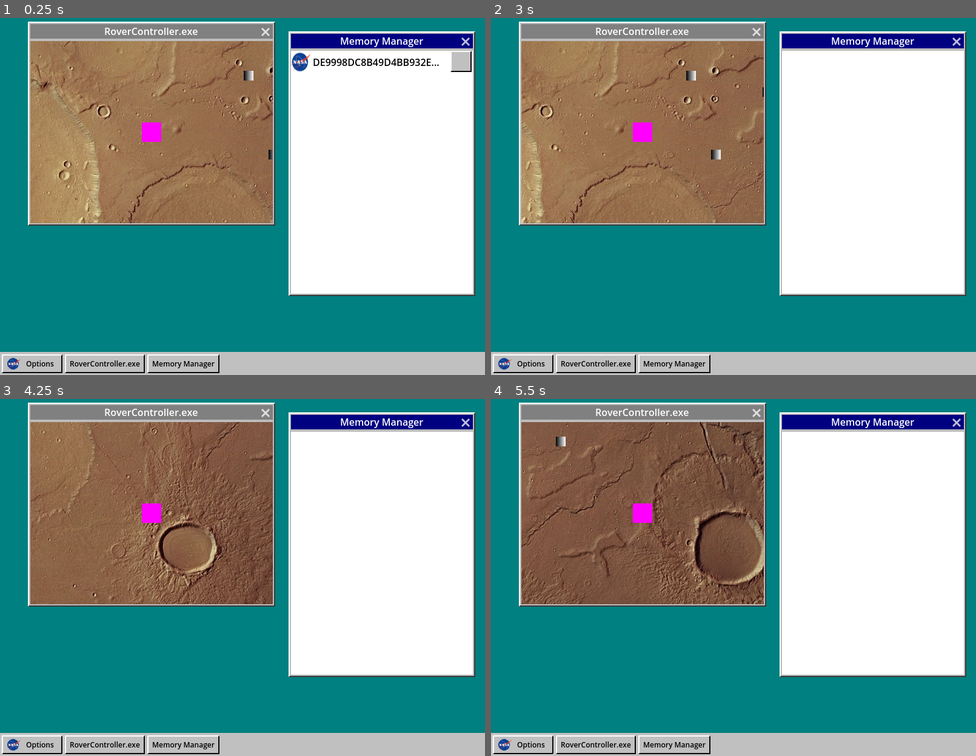
Above: before the commit, frames 1-4 (two rows, left to right).
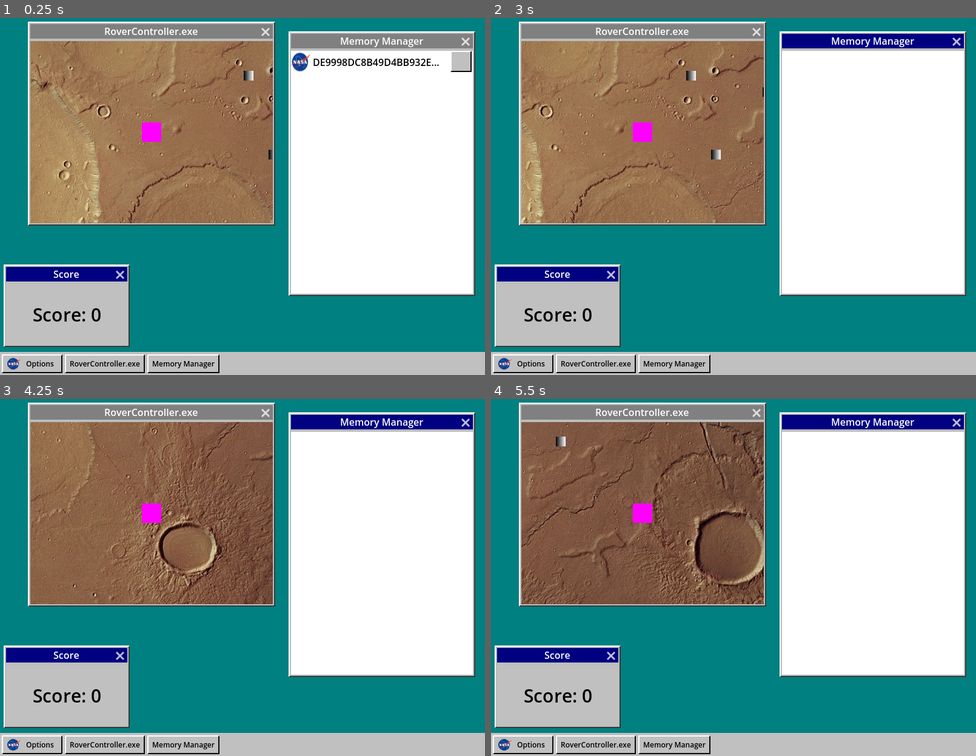
Above: after the commit, the same moments.

Repository: jerrutledge/Mars-Roverflow
Game: Godot game, scene res://scenes/Desktop.tscn
The game is run twice, just before and just after one commit, with the same random seed, the same clock (stepped at 60 frames per second) and the same inputs.
Inputs (mouse positions are in pixels of both pictures, inside the frame that each line leads up to):
- Up to frame 1 (0.25 s): no input
- Up to frame 2 (3 s): click "RoverController.exe" at 0.5 s; click "Memory Manager" at 1.25 s; click "Options" at 2 s; move the mouse to (840, 175) at 2.77 s; hold D (rover_right) from 2.78 s (still down); hold Backspace (delete) from 2.78 s (still down); click (840, 175) at 2.92 s
- Up to frame 3 (4.25 s): move the mouse to (145, 591) at 3.52 s; release D (rover_right) at 3.53 s; release Backspace (delete) at 3.53 s; hold S (rover_down) from 3.53 s (still down); tap Backspace (delete) at 3.6 s
- Up to frame 4 (5.5 s): move the mouse to (782, 495) at 4.27 s; release S (rover_down) at 4.28 s; hold D (rover_right) 4.28-5.03 s; hold Backspace (delete) 4.28-5.03 s; move the mouse to (709, 645) at 5.02 s; hold W (rover_up) from 5.03 s (still down); tap Backspace (delete) at 5.1 s; click (709, 645) at 5.17 s

The runs differ from the first frame. In frame 1, 7.5% of the frame differs, in the area x 0-98%, y 4-93%; in frame 2, 6.0%; in frame 3, 6.0%; in frame 4, 6.0%.

Commit message:
Add score panel

Diff:
--- a/scenes/Desktop.tscn
+++ b/scenes/Desktop.tscn
@@ -1,10 +1,11 @@
-[gd_scene load_steps=6 format=3 uid="uid://cyhp0qnfe08rs"]
+[gd_scene load_steps=7 format=3 uid="uid://cyhp0qnfe08rs"]
 
 [ext_resource type="PackedScene" uid="uid://db87imsybado5" path="res://scenes/Mars.tscn" id="1_prma1"]
 [ext_resource type="Theme" uid="uid://dpktb2f2xymkh" path="res://resources/theme.tres" id="1_xlljx"]
 [ext_resource type="Script" path="res://src/Desktop.gd" id="2_207jo"]
 [ext_resource type="PackedScene" uid="uid://bnundixphma7d" path="res://scenes/MemoryManager.tscn" id="3_hlkov"]
 [ext_resource type="Texture2D" uid="uid://qc5k8aodpp2u" path="res://assets/nasa_logo_icon_170926.png" id="3_qhokj"]
+[ext_resource type="PackedScene" uid="uid://bt6nrsl1aluhf" path="res://scenes/score_panel.tscn" id="5_b3l3f"]
 
 [node name="Desktop" type="Control"]
 layout_mode = 3
@@ -29,6 +30,13 @@
 size = Vector2i(300, 400)
 
 [node name="MemoryManagerBase" parent="MemoryManager" instance=ExtResource("3_hlkov")]
+
+[node name="Score" type="Window" parent="."]
+title = "Score"
+position = Vector2i(10, 450)
+size = Vector2i(200, 100)
+
+[node name="ScorePanel" parent="Score" instance=ExtResource("5_b3l3f")]
 
 [node name="Taskbar" type="Panel" parent="."]
 custom_minimum_size = Vector2(0, 38)
--- a/scenes/GameOver.tscn
+++ b/scenes/GameOver.tscn
@@ -22,7 +22,7 @@
 anchor_right = 1.0
 offset_bottom = 49.0
 grow_horizontal = 2
-text = "You ran out of memory! Continue?"
+text = "You ran out of memory! Restart?"
 autowrap_mode = 3
 
 [node name="ContinueButton" type="Button" parent="Panel"]
@@ -37,6 +37,6 @@
 offset_right = 15.5
 grow_horizontal = 2
 grow_vertical = 0
-text = "OK"
+text = "Restart"
 
 [connection signal="pressed" from="Panel/ContinueButton" to="." method="_on_continue_button_pressed"]
--- /dev/null
+++ b/scenes/score_panel.tscn
@@ -0,0 +1,28 @@
+[gd_scene load_steps=2 format=3 uid="uid://bt6nrsl1aluhf"]
+
+[ext_resource type="Script" path="res://src/score_panel.gd" id="1_uitub"]
+
+[node name="ScorePanel" type="Panel"]
+anchors_preset = 15
+anchor_right = 1.0
+anchor_bottom = 1.0
+grow_horizontal = 2
+grow_vertical = 2
+script = ExtResource("1_uitub")
+
+[node name="Label" type="Label" parent="."]
+unique_name_in_owner = true
+layout_mode = 1
+anchors_preset = 8
+anchor_left = 0.5
+anchor_top = 0.5
+anchor_right = 0.5
+anchor_bottom = 0.5
+offset_left = -20.0
+offset_top = -11.5
+offset_right = 20.0
+offset_bottom = 11.5
+grow_horizontal = 2
+grow_vertical = 2
+theme_override_font_sizes/font_size = 30
+text = "Score: 0"
--- a/src/GameOver.gd
+++ b/src/GameOver.gd
@@ -2,4 +2,4 @@
 
 
 func _on_continue_button_pressed():
-	get_tree().reload_current_scene()
+	Global.restart()
--- a/src/global_autoload.gd
+++ b/src/global_autoload.gd
@@ -4,6 +4,9 @@
 signal new_virus(virus)
 signal open_item(item)
 signal game_over_sig
+signal new_score(value)
+
+var score : int = 0
 
 func item_collected():
 	collect.emit()
@@ -17,3 +20,10 @@
 func game_over():
 	get_tree().paused = true
 	game_over_sig.emit()
+
+func restart():
+	score = 0
+	get_tree().reload_current_scene()
+
+func score_add(score_diff):
+	score += score_diff
--- /dev/null
+++ b/src/score_panel.gd
@@ -0,0 +1,8 @@
+extends Panel
+@onready var label = %Label
+
+func _ready():
+	Global.new_score.connect(_on_new_score)
+
+func _on_new_score(score : int):
+	label.text = "Score: " + str(score)
